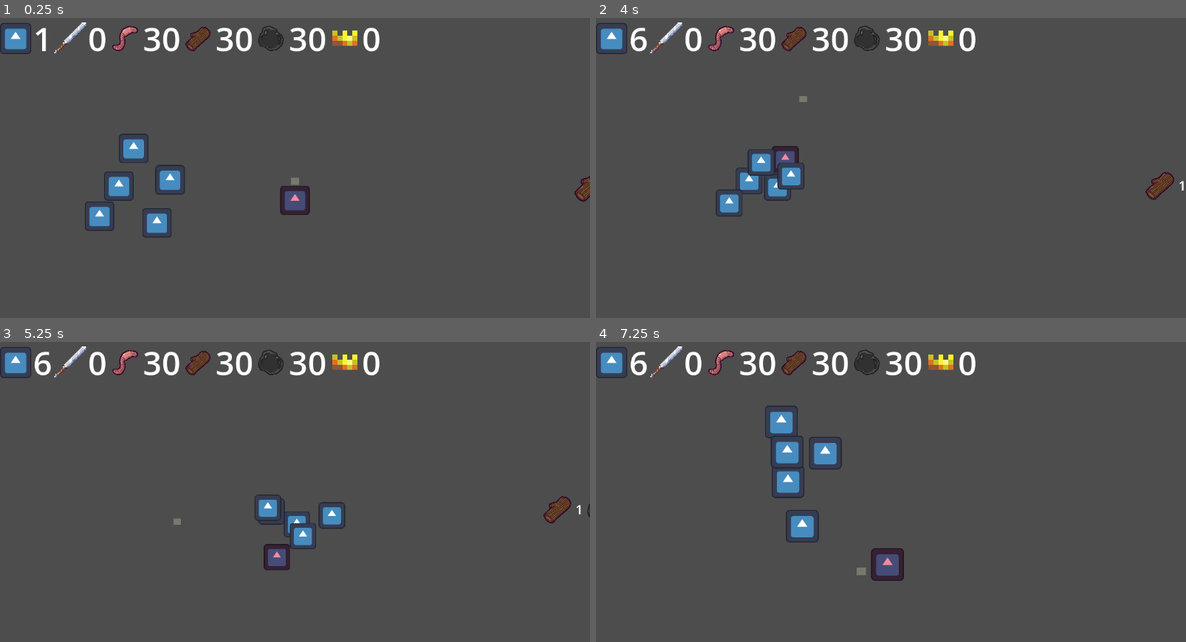
Above: before the commit, frames 1-4 (two rows, left to right).
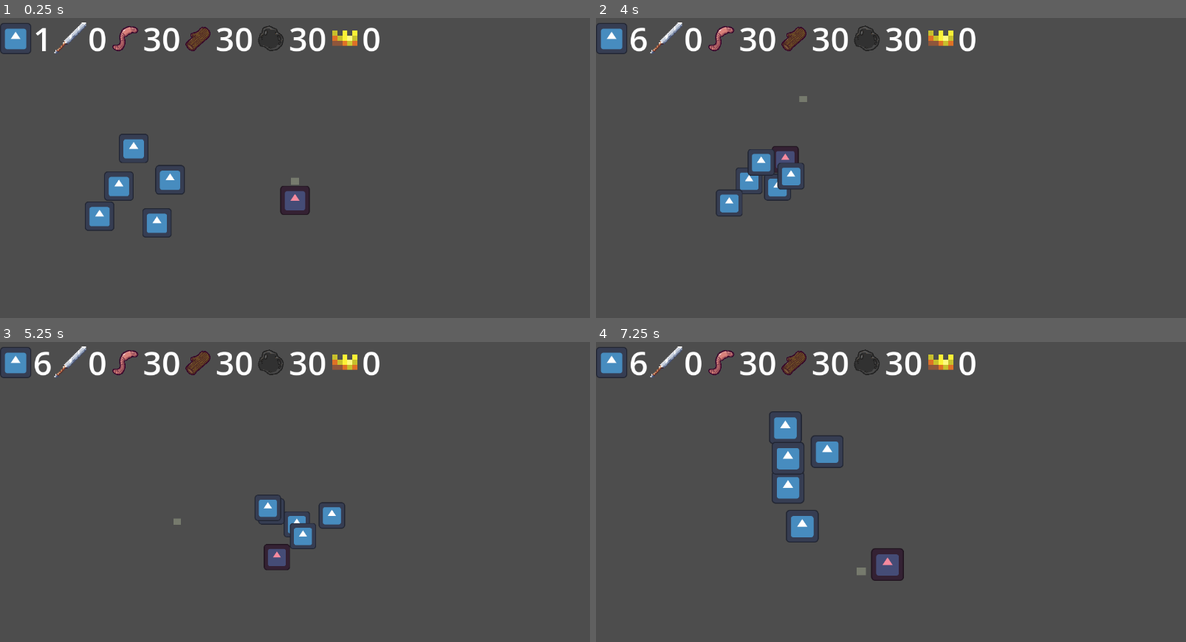
Above: after the commit, the same moments.

Repository: pradoh97/horde
Game: Godot game, scene res://level.tscn
The game is run twice, just before and just after one commit, with the same random seed, the same clock (stepped at 60 frames per second) and the same inputs. The engine's default icon, where the game draws it, is replaced by a stand-in: a white triangle on a blue panel in a dark square.
Inputs (mouse positions are in pixels of both pictures, inside the frame that each line leads up to):
- Up to frame 1 (0.25 s): no input
- Up to frame 2 (4 s): tap Enter at 0.5 s; move the mouse to (861, 246) at 0.52 s; press the mouse at (861, 246) at 0.53 s; release the mouse at (861, 246) at 1.25 s; tap Space at 1.25 s; drag from (1068, 231) to (861, 249) at 1.27 s; move the mouse to (714, 132) at 2.02 s; hold Mouse wheel up (mouse_scroll_up) 2.03-2.75 s; click (714, 132) at 2.17 s; drag from (920, 180) to (737, 228) at 2.77 s; move the mouse to (802, 99) at 3.52 s; hold Mouse wheel down (mouse_scroll_down) from 3.53 s (still down); click (802, 99) at 3.67 s
- Up to frame 3 (5.25 s): release Mouse wheel down (mouse_scroll_down) at 4.25 s; drag from (424, 489) to (194, 480) at 4.27 s; move the mouse to (177, 522) at 5.02 s; press the mouse at (177, 522) at 5.03 s
- Up to frame 4 (7.25 s): release the mouse at (773, 522) at 5.75 s; drag from (950, 432) to (790, 624) at 5.77 s; move the mouse to (861, 570) at 6.52 s; hold Mouse wheel up (mouse_scroll_up) from 6.53 s (still down); click (861, 570) at 6.67 s

The runs differ from the first frame. In frame 1, 0.2% of the frame differs, in the area x 97-100%, y 52-62%; in frame 2, 0.3%; in frame 3, 0.3%; in frame 4, 1.2%, in the area x 28-42%, y 21-54%.
Error before the commit: Parse Error: Function "disable()" not found in base CollectibleResourceGenerator. (res://resources/generators/weapon_rack.gd:14)

Commit message:
Fix minions picking up resources twice

Diff:
--- a/resources/generators/collectible_resource_generator.gd
+++ b/resources/generators/collectible_resource_generator.gd
@@ -3,6 +3,8 @@
 @export var max_collectibles: int = 5
 @export var generation_factor: float = 1.0
 @export var use_first_free_minion: bool = false
+@export var collectibles_always_available: bool = false
+@export var work_required: bool = true
 @export var collectible_generated: CollectibleResource = null
 @export var enabled: bool = true
 
@@ -18,19 +20,23 @@
 	enabled = true
 	modulate = Color(1.0, 1.0, 1.0, 1.0)
 
+func disable():
+	enabled = false
+	modulate = Color.TRANSPARENT
+
 func update_count_label():
 	$Label.text = str(collectibles_available)
 
 func _on_body_entered(minion: Minion):
-	if minion.army and collectibles_available > 0 and enabled and minion.army.free_minions.size():
-		var collector: Minion = minion
-		if minion.resource_held:
-			collector = minion.army.free_minions.pick_random()
-		if not collector.working:
-			collector.work()
+	if minion.army and (collectibles_available > 0 or collectibles_always_available) and enabled and not minion.resource_held:
+		if not work_required:
 			collectibles_available -= 1
-			if not collector.work_done.is_connected(pick_up_collectible):
-				collector.work_done.connect(pick_up_collectible.bind(collector))
+			pick_up_collectible(minion)
+		elif not minion.working:
+			minion.work()
+			collectibles_available -= 1
+			if not minion.work_done.is_connected(pick_up_collectible):
+				minion.work_done.connect(pick_up_collectible.bind(minion))
 
 func pick_up_collectible(minion: Minion):
 	minion.pick_up_collectible(collectible_generated)
